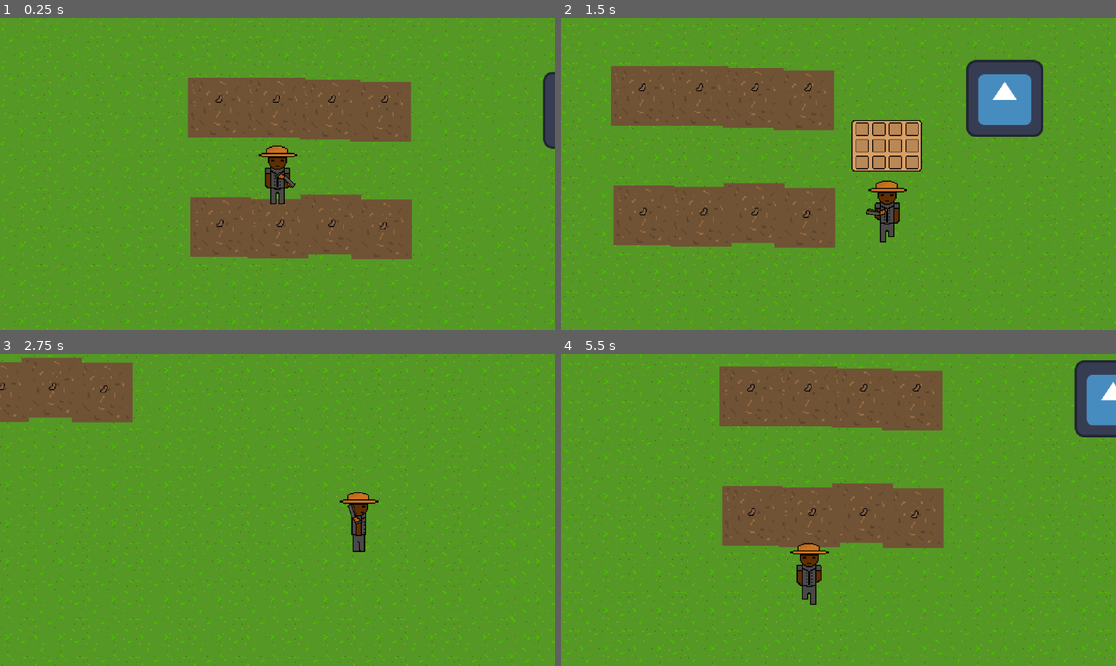
Above: before the commit, frames 1-4 (two rows, left to right).
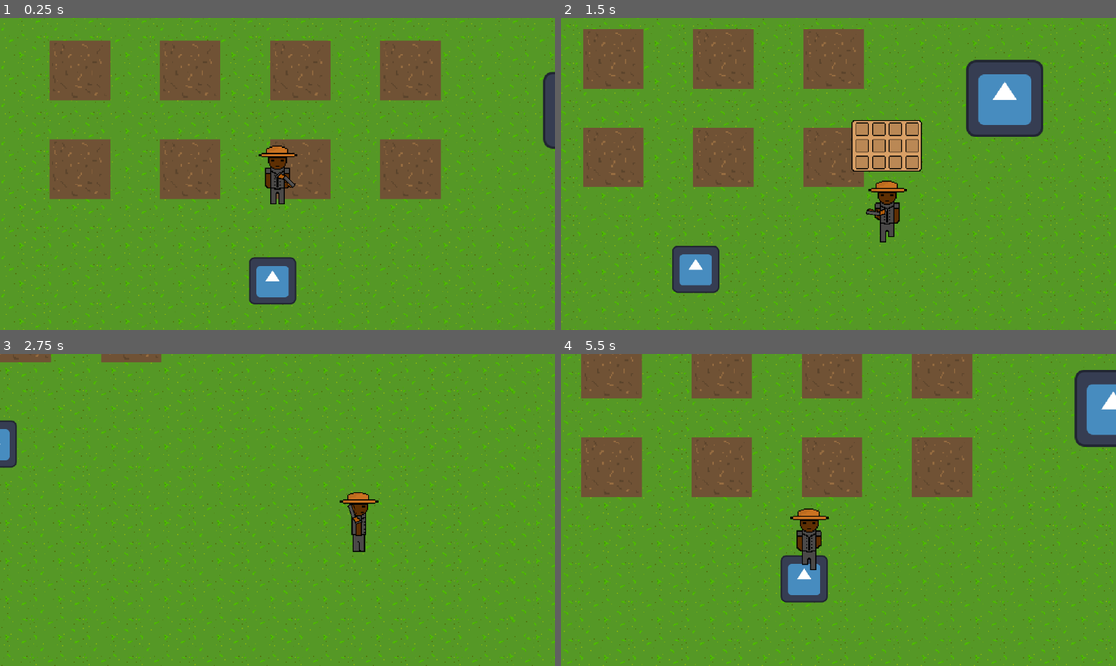
Above: after the commit, the same moments.

Repository: Joeredmile/FarmingDTG
Game: Godot game, scene res://scenes/level_1.tscn
Two runs of this game, one before a commit and one after it. Both use one fixed random seed, a clock stepped at 60 frames per second and the inputs below. The engine's default icon, where the game draws it, is replaced by a stand-in: a white triangle on a blue panel in a dark square.
Inputs (mouse positions are in pixels of both pictures, inside the frame that each line leads up to):
- Up to frame 1 (0.25 s): no input
- Up to frame 2 (1.5 s): move the mouse to (960, 158) at 0.52 s; hold D (right) 0.53-1.28 s; tap I (i) at 0.6 s; tap E (interact) at 0.8, 1.35 s; move the mouse to (727, 189) at 1.27 s; hold S (down) from 1.28 s (still down)
- Up to frame 3 (2.75 s): tap I (i) at 1.55 s; move the mouse to (333, 441) at 2.02 s; release S (down) at 2.03 s; hold D (right) from 2.03 s (still down); hold 1 (hold_gun) from 2.03 s (still down); tap E (interact) at 2.3 s
- Up to frame 4 (5.5 s): move the mouse to (810, 572) at 2.77 s; release D (right) at 2.78 s; release 1 (hold_gun) at 2.78 s; hold W (up) 2.78-3.53 s; tap I (i) at 2.85, 4.55 s; move the mouse to (1005, 556) at 3.52 s; hold A (left) 3.53-5.03 s; tap E (interact) at 3.6, 5.3 s; move the mouse to (672, 463) at 4.27 s; tap 2 (no_hold_gun) at 4.35 s; move the mouse to (866, 510) at 5.02 s; press the mouse at (866, 510) at 5.03 s; hold S (down) from 5.03 s (still down)

The runs differ from the first frame. In frame 1, 30% of the frame differs, in the area x 8-80%, y 7-92%; in frame 2, 26%; in frame 3, 5.5%; in frame 4, 32%, in the area x 0-100%, y 0-100%.

Commit message:
Made the plants plantable

Diff:
--- a/farming-dtg/project.godot
+++ b/farming-dtg/project.godot
@@ -75,6 +75,11 @@
 "events": [Object(InputEventKey,"resource_local_to_scene":false,"resource_name":"","device":-1,"window_id":0,"alt_press …(192 unchanged characters)…
 ]
 }
+plant={
+"deadzone": 0.2,
+"events": [Object(InputEventKey,"resource_local_to_scene":false,"resource_name":"","device":-1,"window_id":0,"alt_pressed":false,"shift_pressed":false,"ctrl_pressed":false,"meta_pressed":false,"pressed":false,"keycode":0,"physical_keycode":69,"key_label":0,"unicode":101,"location":0,"echo":false,"script":null)
+]
+}
 
 [physics]
 
--- a/farming-dtg/scenes/land.tscn
+++ b/farming-dtg/scenes/land.tscn
@@ -1,6 +1,20 @@
 [gd_scene format=3 uid="uid://drb7rwn28grin"]
 
 [ext_resource type="Texture2D" uid="uid://xlg1qlppn2x1" path="res://assets/dirt patch.png" id="1_r36lh"]
+[ext_resource type="Script" uid="uid://bruo0rcxhxkhm" path="res://scripts/land.gd" id="2_cthhe"]
+
+[sub_resource type="RectangleShape2D" id="RectangleShape2D_84fu1"]
+size = Vector2(73, 72)
 
 [node name="land" type="Sprite2D" unique_id=629231820]
 texture = ExtResource("1_r36lh")
+script = ExtResource("2_cthhe")
+
+[node name="Area2D" type="Area2D" parent="." unique_id=1728666151]
+
+[node name="CollisionShape2D" type="CollisionShape2D" parent="Area2D" unique_id=528261504]
+position = Vector2(2.5, 5)
+shape = SubResource("RectangleShape2D_84fu1")
+
+[connection signal="body_entered" from="Area2D" to="." method="_on_area_2d_body_entered"]
+[connection signal="body_exited" from="Area2D" to="." method="_on_area_2d_body_exited"]
--- a/farming-dtg/scenes/level_1.tscn
+++ b/farming-dtg/scenes/level_1.tscn
@@ -3,8 +3,8 @@
 [ext_resource type="Texture2D" uid="uid://bt1bqsembq3k5" path="res://icon.svg" id="1_014kd"]
 [ext_resource type="Texture2D" uid="uid://cwive6qpsobtb" path="res://assets/Base grass ground.png" id="2_5xbjy"]
 [ext_resource type="PackedScene" uid="uid://cp6rahbalg2ed" path="res://scenes/player.tscn" id="2_bswci"]
-[ext_resource type="PackedScene" uid="uid://bie0yhysru3mp" path="res://scenes/carrot.tscn" id="3_rus8k"]
 [ext_resource type="PackedScene" uid="uid://drb7rwn28grin" path="res://scenes/land.tscn" id="5_4nkto"]
+[ext_resource type="PackedScene" uid="uid://3h3p33x50oot" path="res://scenes/npc.tscn" id="5_fcfvj"]
 [ext_resource type="PackedScene" uid="uid://do5rl8ihpbbfh" path="res://scenes/shop.tscn" id="6_fcfvj"]
 
 [sub_resource type="TileSetAtlasSource" id="TileSetAtlasSource_bswci"]
@@ -33,57 +33,34 @@
 z_index = 4
 position = Vector2(407, 341)
 
-[node name="carrots" type="Node" parent="." unique_id=1655944488]
-
-[node name="carrot" parent="carrots" unique_id=1070333889 instance=ExtResource("3_rus8k")]
-position = Vector2(470, 256)
-
-[node name="carrot2" parent="carrots" unique_id=451992527 instance=ExtResource("3_rus8k")]
-position = Vector2(403, 256)
-
-[node name="carrot3" parent="carrots" unique_id=1694236911 instance=ExtResource("3_rus8k")]
-position = Vector2(534, 256)
-
-[node name="carrot4" parent="carrots" unique_id=1307537 instance=ExtResource("3_rus8k")]
-position = Vector2(334, 256)
-
-[node name="carrot5" parent="carrots" unique_id=1939728694 instance=ExtResource("3_rus8k")]
-position = Vector2(532, 409)
-
-[node name="carrot6" parent="carrots" unique_id=2103492648 instance=ExtResource("3_rus8k")]
-position = Vector2(470, 406)
-
-[node name="carrot7" parent="carrots" unique_id=733589557 instance=ExtResource("3_rus8k")]
-position = Vector2(335, 406)
-
-[node name="carrot8" parent="carrots" unique_id=1969355607 instance=ExtResource("3_rus8k")]
-position = Vector2(408, 406)
-
 [node name="lands" type="Node" parent="." unique_id=939815125]
 
 [node name="land" parent="lands" unique_id=629231820 instance=ExtResource("5_4nkto")]
-position = Vector2(333, 256)
+position = Vector2(166, 211)
 
 [node name="land2" parent="lands" unique_id=978128663 instance=ExtResource("5_4nkto")]
-position = Vector2(530, 403)
+position = Vector2(565, 330)
 
 [node name="land3" parent="lands" unique_id=1174440619 instance=ExtResource("5_4nkto")]
-position = Vector2(469, 397)
+position = Vector2(432, 330)
 
 [node name="land4" parent="lands" unique_id=595523623 instance=ExtResource("5_4nkto")]
-position = Vector2(405, 402)
+position = Vector2(299, 330)
 
 [node name="land5" parent="lands" unique_id=1883801699 instance=ExtResource("5_4nkto")]
-position = Vector2(336, 400)
+position = Vector2(166, 330)
 
 [node name="land6" parent="lands" unique_id=964821737 instance=ExtResource("5_4nkto")]
-position = Vector2(529, 261)
+position = Vector2(565, 211)
 
 [node name="land7" parent="lands" unique_id=745619684 instance=ExtResource("5_4nkto")]
-position = Vector2(402, 256)
+position = Vector2(432, 211)
 
 [node name="land8" parent="lands" unique_id=982251312 instance=ExtResource("5_4nkto")]
-position = Vector2(468, 258)
+position = Vector2(299, 211)
+
+[node name="npc" parent="lands" unique_id=1750434283 instance=ExtResource("5_fcfvj")]
+position = Vector2(401, 470)
 
 [node name="shop" parent="." unique_id=1824548626 instance=ExtResource("6_fcfvj")]
 position = Vector2(774, 264)
--- /dev/null
+++ b/farming-dtg/scenes/npc.tscn
@@ -0,0 +1,69 @@
+[gd_scene format=3 uid="uid://3h3p33x50oot"]
+
+[ext_resource type="Script" uid="uid://bj7u6uy323lq2" path="res://scripts/npc.gd" id="1_abqhh"]
+[ext_resource type="Texture2D" uid="uid://bt1bqsembq3k5" path="res://icon.svg" id="1_nh2m4"]
+
+[sub_resource type="AtlasTexture" id="AtlasTexture_abqhh"]
+atlas = ExtResource("1_nh2m4")
+region = Rect2(0, 0, 128, 128)
+
+[sub_resource type="SpriteFrames" id="SpriteFrames_rv78h"]
+animations = [{
+"frames": [{
+"duration": 1.0,
+"texture": SubResource("AtlasTexture_abqhh")
+}],
+"loop": true,
+"name": &"idle",
+"speed": 2.0
+}, {
+"frames": [],
+"loop": true,
+"name": &"walk_e",
+"speed": 5.0
+}, {
+"frames": [],
+"loop": true,
+"name": &"walk_n",
+"speed": 5.0
+}, {
+"frames": [],
+"loop": true,
+"name": &"walk_s",
+"speed": 5.0
+}, {
+"frames": [],
+"loop": true,
+"name": &"walk_w",
+"speed": 5.0
+}]
+
+[sub_resource type="RectangleShape2D" id="RectangleShape2D_7n8xq"]
+size = Vector2(56, 56)
+
+[sub_resource type="RectangleShape2D" id="RectangleShape2D_4wlns"]
+size = Vector2(90, 79)
+
+[node name="npc" type="CharacterBody2D" unique_id=1750434283]
+script = ExtResource("1_abqhh")
+
+[node name="AnimatedSprite2D" type="AnimatedSprite2D" parent="." unique_id=205768656]
+scale = Vector2(0.4453125, 0.4453125)
+sprite_frames = SubResource("SpriteFrames_rv78h")
+animation = &"idle"
+autoplay = "idle"
+
+[node name="CollisionShape2D" type="CollisionShape2D" parent="." unique_id=947495830]
+shape = SubResource("RectangleShape2D_7n8xq")
+
+[node name="chat_detection_area" type="Area2D" parent="." unique_id=1030078864]
+
+[node name="CollisionShape2D" type="CollisionShape2D" parent="chat_detection_area" unique_id=199550987]
+position = Vector2(1, 0.5)
+shape = SubResource("RectangleShape2D_4wlns")
+
+[node name="Timer" type="Timer" parent="." unique_id=1504751349]
+
+[connection signal="body_entered" from="chat_detection_area" to="." method="_on_chat_detection_area_body_entered"]
+[connection signal="body_exited" from="chat_detection_area" to="." method="_on_chat_detection_area_body_exited"]
+[connection signal="timeout" from="Timer" to="." method="_on_timer_timeout"]
--- a/farming-dtg/scripts/carrot.gd
+++ b/farming-dtg/scripts/carrot.gd
@@ -1,6 +1,6 @@
 extends AnimatedSprite2D
 
-
+var land_ref = null
 @onready var waterprompt: Label = $waterprompt
 @onready var timer: Timer = $Timer
 @onready var timer_2: Timer = $Timer2
@@ -46,13 +46,17 @@
 			timer_3.start()
 		else:
 			pass
+
 	if player_in_area and Input.is_action_just_pressed("interact"):
 		if animation == "stage_4_a":
 			player.collect(item)
 			GlobalData.carrot_amount += 1
 			print(GlobalData.carrot_amount)
+			if land_ref:
+				land_ref.reset_patch()
+			else:
+				print("ERROR: land_ref is NULL")
 			queue_free()
-
 
 
 	#watering logic for the carrots
--- /dev/null
+++ b/farming-dtg/scripts/land.gd
@@ -0,0 +1,40 @@
+extends Sprite2D
+
+@export var carrot_scene: PackedScene = preload("res://scenes/carrot.tscn")
+
+var planted = false
+var player_in_patch = false
+var player_ref = null
+
+#detects player
+func _on_area_2d_body_entered(body):
+	if body.name == "player":
+		player_in_patch = true
+		player_ref = body
+
+#detects player
+func _on_area_2d_body_exited(body):
+	if body.name == "player":
+		player_in_patch = false
+		player_ref = null
+
+#function for the input key
+func _process(delta):
+	if player_in_patch and Input.is_action_just_pressed("plant"):
+		plant_seed()
+
+#resets land so plantable after harvested
+func reset_patch():
+	planted = false
+
+#plants seed
+func plant_seed():
+	if planted:
+		print("Already planted here")
+		return
+	var carrot = carrot_scene.instantiate()
+	carrot.position = self.global_position
+	get_parent().add_child(carrot)
+	carrot.land_ref = self
+	planted = true
+	print("Planted a carrot!")
--- /dev/null
+++ b/farming-dtg/scripts/npc.gd
@@ -0,0 +1,68 @@
+extends CharacterBody2D
+
+
+const speed = 390
+var current_state = IDLE
+
+var dir = Vector2.RIGHT
+var start_pos
+
+var is_roaming = true
+var is_chatting = false
+
+var player
+var player_in_chat_zone
+
+enum {
+	IDLE,
+	NEW_DIR,
+	MOVE
+}
+
+func ready():
+	randomize()
+	start_pos = position
+func _process(delta):
+	if current_state == 0 or current_state == 1:
+		$AnimatedSprite2D.play("idle")
+	elif current_state == 2 and !is_chatting:
+		if dir.x == -1:
+			$AnimatedSprite2D.play("walk_w")
+		if dir.x == 1:
+			$AnimatedSprite2D.play("walk_e")
+		if dir.y == -1:
+			$AnimatedSprite2D.play("walk_n")
+		if dir.y == 1:
+			$AnimatedSprite2D.play("walk_s")
+
+	if is_roaming:
+		match current_state:
+			IDLE:
+				pass
+			NEW_DIR:
+				dir = choose([Vector2.RIGHT, Vector2.UP, Vector2.LEFT, Vector2.DOWN])
+			MOVE:
+				move(delta)
+
+func choose(array):
+	array.shuffle()
+	return array.front()
+
+func move(delta):
+	if !is_chatting:
+		position += dir * speed * delta
+
+
+func _on_chat_detection_area_body_entered(body: Node2D) -> void:
+	if body.has_method("player"):
+		player = body
+		player_in_chat_zone = true
+
+
+func _on_chat_detection_area_body_exited(body: Node2D) -> void:
+	if body.has_method("player"):
+		player_in_chat_zone = false
+
+func _on_timer_timeout() -> void:
+	$Timer.wait_time = choose([0.5, 1, 1.5])
+	current_state = choose([IDLE, NEW_DIR, MOVE])
--- a/farming-dtg/scripts/shop.gd
+++ b/farming-dtg/scripts/shop.gd
@@ -22,7 +22,7 @@
 		print("Player left shop, player_ref cleared")
 
 
-#function
+#function for the input key
 func _process(delta):
 	if player_in_shop and Input.is_action_just_pressed("interact"):
 		sell_carrots()
Not shown, added: farming-dtg/scripts/land.gd.uid
Not shown, added: farming-dtg/scripts/npc.gd.uid
